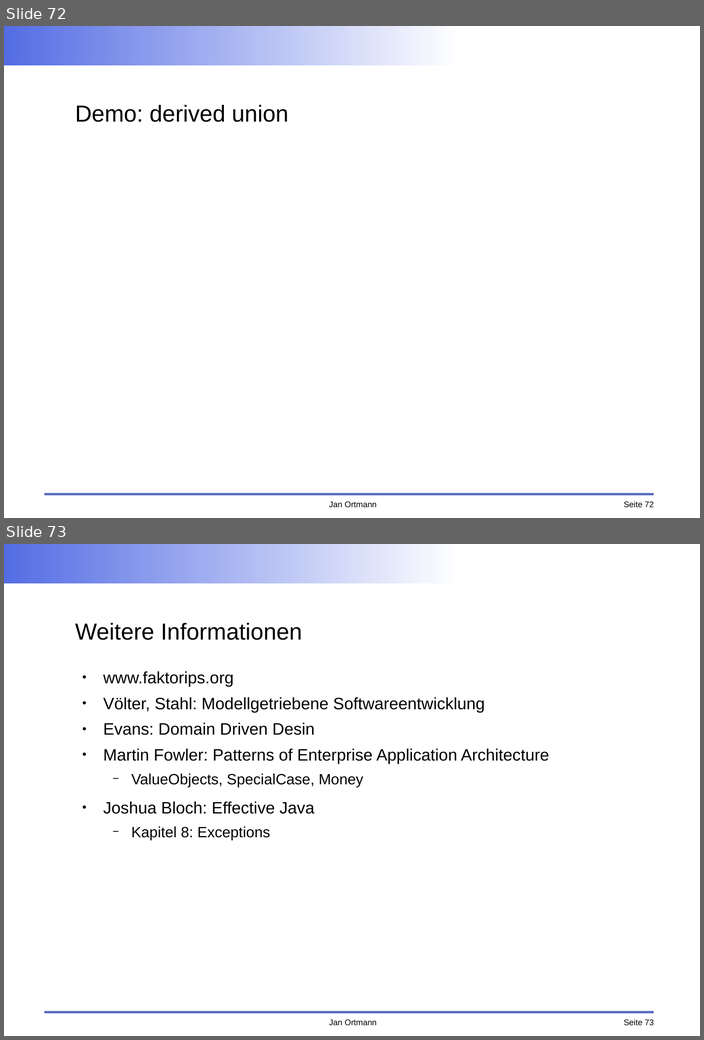
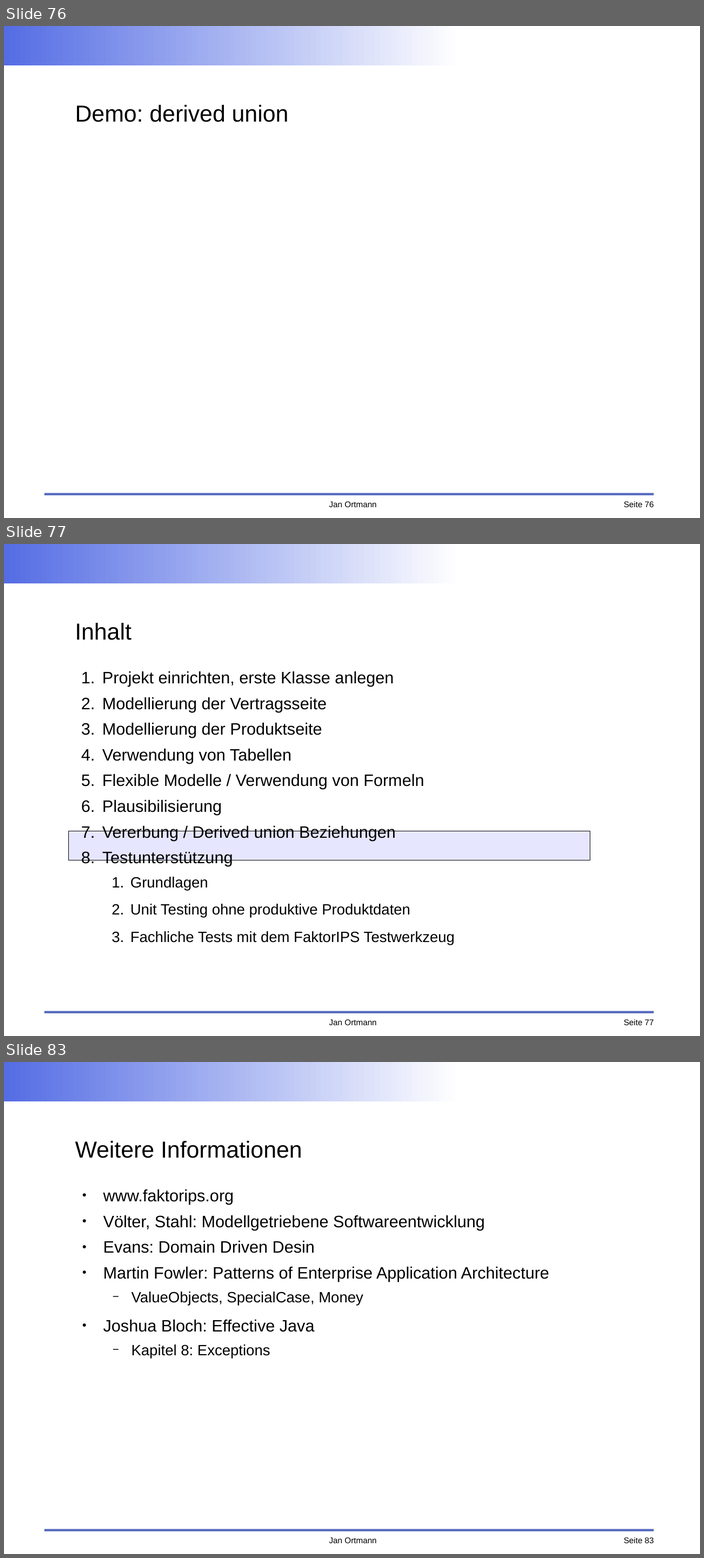
Before and after one commit to faktorips/faktorips.base, a slide deck: org.faktorips.doc/schulung/anwendungsentwicklung/FaktorIPS-Schulung.odp. Shown one above the other, each under a label of ours: slides 72 and 73 before the commit, slides 76, 77 and 83 after it; the slides between them are not shown. The pictures are 704x1040 and 704x1558 pixels, drawn with LibreOffice and Linux fonts; fonts in the diff are those of the drawing; background and template pictures are left out. Boxes give left, top, right and bottom in pixels: in the first picture for what was removed or moved away, otherwise in the second. Text is boxed around its words. In the diff, an @@ line names an element or a change of style, - is before the commit and + after.

```diff
--- a/org.faktorips.doc/schulung/anwendungsentwicklung/FaktorIPS-Schulung.odp
+++ b/org.faktorips.doc/schulung/anwendungsentwicklung/FaktorIPS-Schulung.odp
@@ slide 77 added at (4,544,700,1036), background #FFFFFF; not listed: 4 template elements that a slide beside it also shows @@
@@ title added at (75,623,131,640), 28 pt, text #000000 @@
+Inhalt
@@ text added at (102,671,454,945), 20 pt, text #000000 @@
+1. Projekt einrichten, erste Klasse anlegen
+2. Modellierung der Vertragsseite
+3. Modellierung der Produktseite
+4. Verwendung von Tabellen
+5. Flexible Modelle / Verwendung von Formeln
+6. Plausibilisierung
+7. Vererbung / Derived union Beziehungen
+8. Testunterstützung
+  1. Grundlagen
+  2. Unit Testing ohne produktive Produktdaten
+  3. Fachliche Tests mit dem FaktorIPS Testwerkzeug
@@ rectangle added at (68,831,589,860), fill #E6E6FF, outline #000000 0 pt @@
@@ what was slide 72 is now slide 76 @@
@@ page number at (623,501,654,507): text changed @@
-Seite 72
+Seite 76
@@ what was slide 73 is now slide 83 @@
@@ page number at (623,1537,654,1543): text changed @@
-Seite 73
+Seite 83
```
Also in this commit, not shown: 14 slides changed, 10 other slides added, 1 slide removed, 11 other files.
